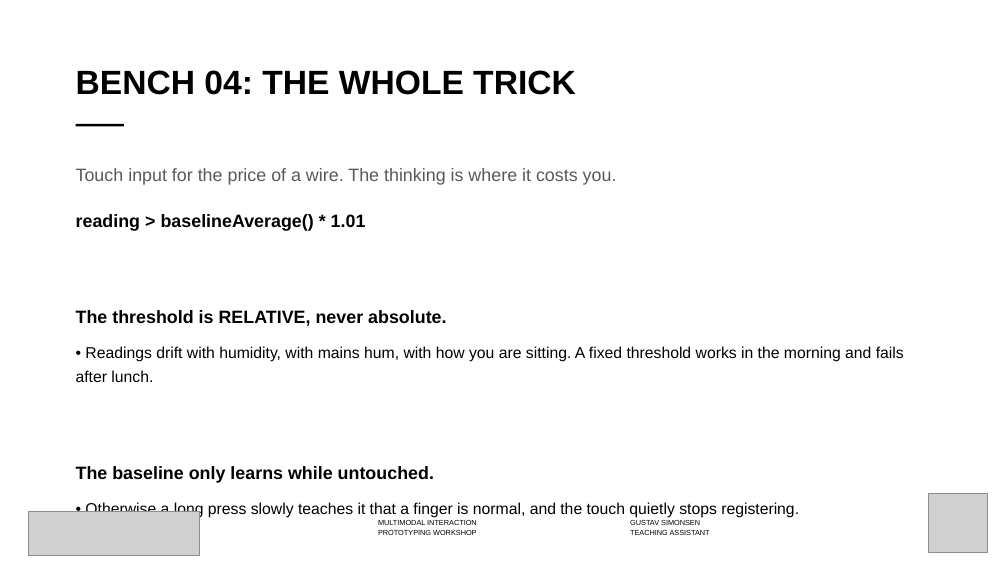
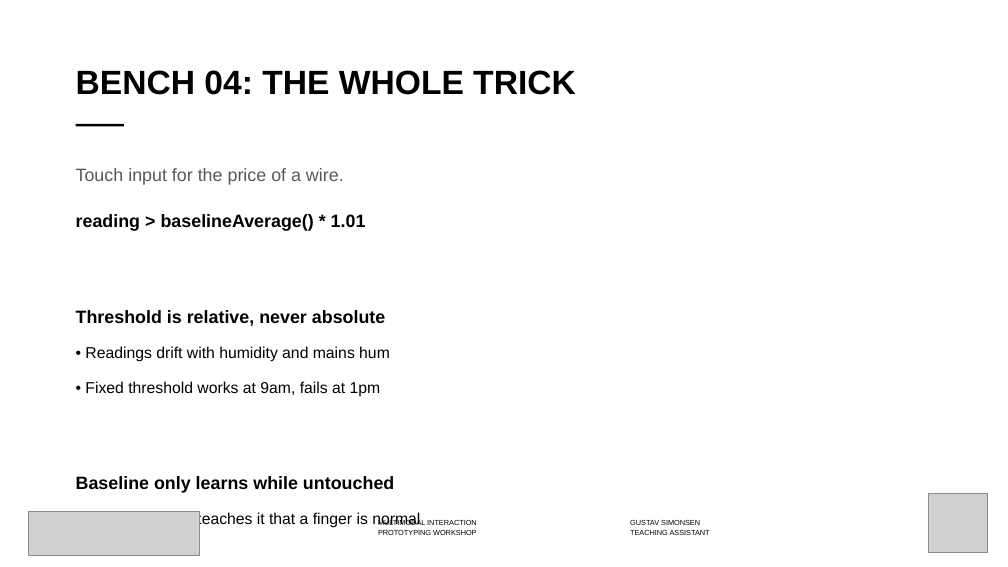
Before and after one commit to labtools-au/multimodal-actuator-workshop, a slide deck: slide 10 of docs/multimodal-actuator-workshop.pptx. Drawn at 1008x567 pixels with LibreOffice and Linux fonts; fonts in the diff are those of the drawing; grey boxes stand for pictures; background and template pictures are left out. Boxes give left, top, right and bottom in pixels: in the first picture for what was removed or moved away, otherwise in the second. Text is boxed around its words. In the diff, an @@ line names an element or a change of style, - is before the commit and + after.

```diff
--- a/docs/multimodal-actuator-workshop.pptx
+++ b/docs/multimodal-actuator-workshop.pptx
@@ text at (76, 168, 344, 185): text changed @@
-Touch input for the price of a wire. The thinking is where it costs you.
+Touch input for the price of a wire.
@@ text at (76, 310, 420, 529): text changed @@
-The threshold is RELATIVE, never absolute.
-• Readings drift with humidity, with mains hum, with how you are sitting. A fixed threshold works in the morning and fails after lunch.
-The baseline only learns while untouched.
-• Otherwise a long press slowly teaches it that a finger is normal, and the touch quietly stops registering.
+Threshold is relative, never absolute
+• Readings drift with humidity and mains hum
+• Fixed threshold works at 9am, fails at 1pm
+Baseline only learns while untouched
+• Or a long press teaches it that a finger is normal
```
Also in this commit, not shown: 12 other slides changed, 4 other files.
